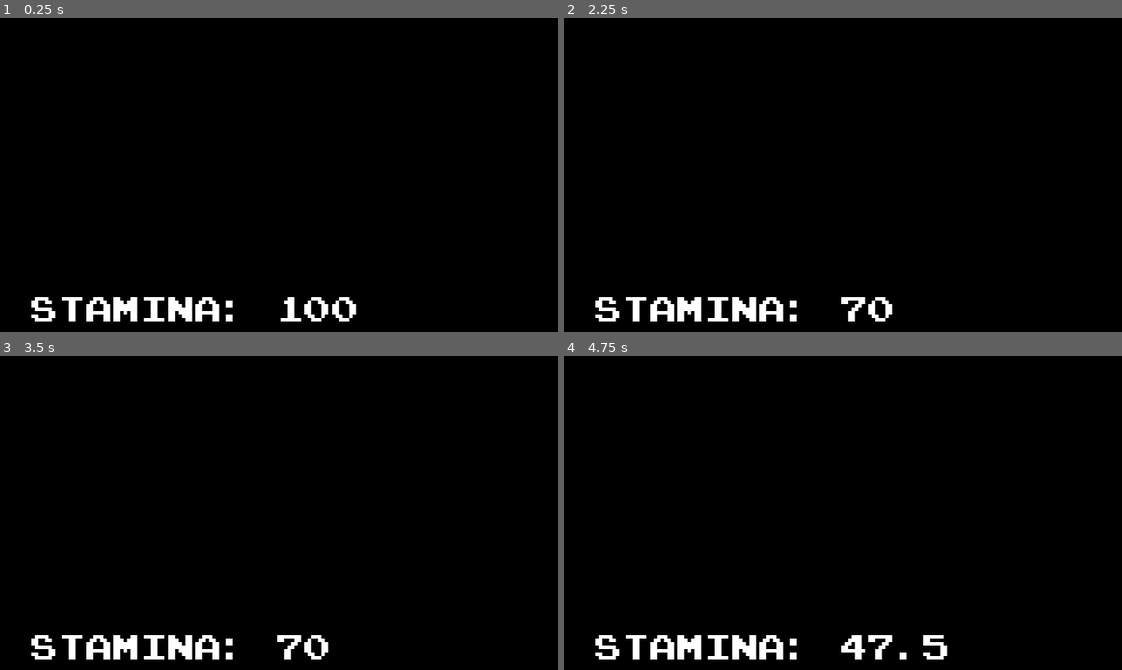
Above: before the commit, frames 1-4 (two rows, left to right).
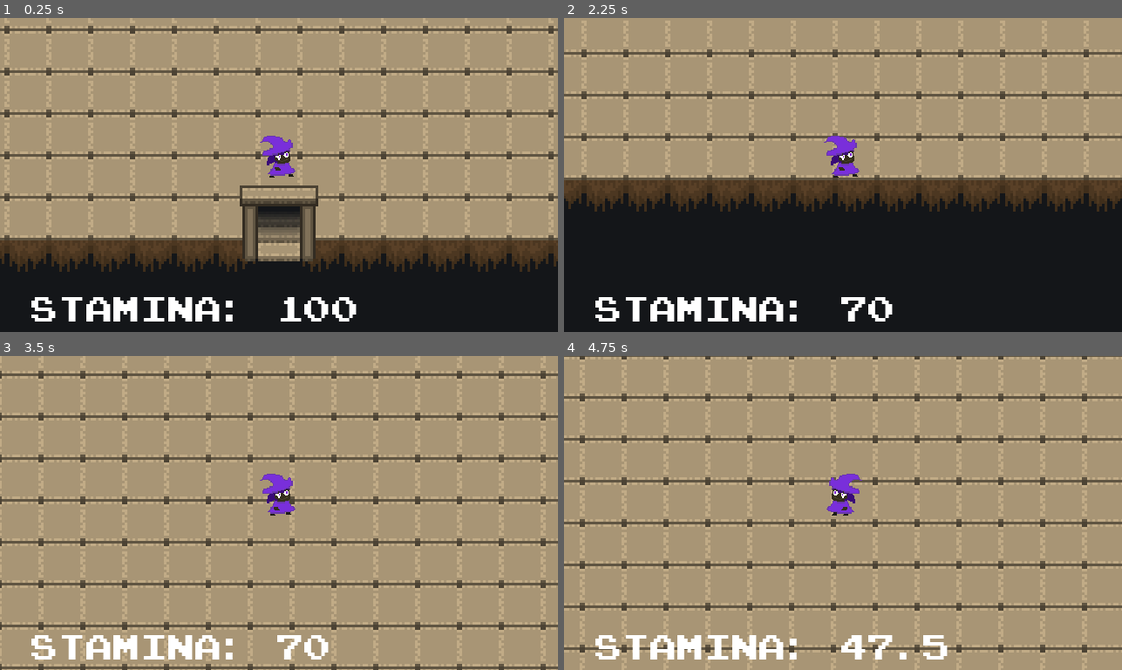
Above: after the commit, the same moments.

Repository: TheyCallMeNano/PermadeathGodot
Game: Godot game, scene res://Rooms/Underground.tscn
The game is run twice, just before and just after one commit, with the same random seed, the same clock (stepped at 60 frames per second) and the same inputs. This scene is started directly instead of the project's main scene.
Inputs (mouse positions are in pixels of both pictures, inside the frame that each line leads up to):
- Up to frame 1 (0.25 s): no input
- Up to frame 2 (2.25 s): tap Enter at 0.5 s; move the mouse to (965, 159) at 0.52 s; hold D (moveRight) 0.53-1.28 s; tap Mouse wheel down (changeStatusDown) at 0.6 s; move the mouse to (731, 190) at 1.27 s; hold S (moveDown) 1.28-2.03 s; tap Mouse wheel up (changeStatusUp) at 1.35 s; move the mouse to (898, 105) at 2.02 s; hold D (moveRight) from 2.03 s (still down); hold Alt (dash) from 2.03 s (still down)
- Up to frame 3 (3.5 s): move the mouse to (251, 575) at 2.77 s; release D (moveRight) at 2.78 s; release Alt (dash) at 2.78 s; hold W (moveUp) from 2.78 s (still down); click (251, 575) at 2.85 s
- Up to frame 4 (4.75 s): move the mouse to (1010, 560) at 3.52 s; release W (moveUp) at 3.53 s; hold Shift (sprint) 3.53-4.28 s; hold A (moveLeft) from 3.53 s (still down); move the mouse to (675, 465) at 4.27 s; tap 1 (styleOne) at 4.35 s

The runs differ from the first frame. In frame 1, 98% of the frame differs, in the area x 0-100%, y 0-100%; in frame 2, 98%; in frame 3, 98%; in frame 4, 98%.

Commit message:
PREVIEW 0.0.0.7c - Redid hitreg and state management

Diff:
--- a/Objects/objDummy.tscn
+++ b/Objects/objDummy.tscn
@@ -1,9 +1,11 @@
-[gd_scene load_steps=9 format=3 uid="uid://dd4cd6ffeqpsb"]
+[gd_scene load_steps=11 format=3 uid="uid://dd4cd6ffeqpsb"]
 
 [ext_resource type="Script" path="res://Scripts/scrEnemyGeneric.gd" id="1_1riq5"]
 [ext_resource type="Texture2D" uid="uid://wjxynqaoxomk" path="res://Sprites/NPC'S/sprDummy.png" id="1_rj5pt"]
 [ext_resource type="PackedScene" uid="uid://dxse2i1fgne8v" path="res://Objects/objSight.tscn" id="3_ij0eb"]
 [ext_resource type="AudioStream" uid="uid://dduy4lwfiljlu" path="res://Sounds/sndGenericHit1.wav" id="4_84jlu"]
+[ext_resource type="Script" path="res://Scripts/States/scrStateMachine.gd" id="5_mptek"]
+[ext_resource type="Script" path="res://Scripts/States/scrHandleHit.gd" id="6_r5c8r"]
 
 [sub_resource type="Animation" id="2"]
 resource_name = "Hit"
@@ -94,3 +96,11 @@
 
 [node name="sndGenericHit1" type="AudioStreamPlayer2D" parent="."]
 stream = ExtResource("4_84jlu")
+
+[node name="State Machine" type="Node" parent="." node_paths=PackedStringArray("initialState")]
+script = ExtResource("5_mptek")
+initialState = NodePath("HandleHit")
+
+[node name="HandleHit" type="Node" parent="State Machine" node_paths=PackedStringArray("enemy")]
+script = ExtResource("6_r5c8r")
+enemy = NodePath("../..")
--- a/Objects/objSkeleton.tscn
+++ b/Objects/objSkeleton.tscn
@@ -8,10 +8,11 @@
 [ext_resource type="Script" path="res://Scripts/States/scrEnemyIdle.gd" id="6_gjbc2"]
 [ext_resource type="Script" path="res://Scripts/States/scrEnemyChase.gd" id="7_p4rth"]
 [ext_resource type="Script" path="res://Scripts/States/scrAttackRanged.gd" id="8_xqtqe"]
+[ext_resource type="Script" path="res://Scripts/States/scrHandleHit.gd" id="9_ta6d7"]
 
 [sub_resource type="Animation" id="2"]
 resource_name = "Hit"
-length = 0.31
+length = 0.32
 tracks/0/type = "value"
 tracks/0/imported = false
 tracks/0/enabled = true
@@ -101,7 +102,7 @@
 
 [node name="State Machine" type="Node" parent="." node_paths=PackedStringArray("initialState")]
 script = ExtResource("5_txoju")
-initialState = NodePath("Chase")
+initialState = NodePath("Idle")
 
 [node name="Idle" type="Node" parent="State Machine" node_paths=PackedStringArray("enemy")]
 script = ExtResource("6_gjbc2")
@@ -118,6 +119,10 @@
 
 [node name="Cooldown" type="Timer" parent="State Machine/AttackRanged"]
 
+[node name="HandleHit" type="Node" parent="State Machine" node_paths=PackedStringArray("enemy")]
+script = ExtResource("9_ta6d7")
+enemy = NodePath("../..")
+
 [connection signal="area_entered" from="Sight" to="State Machine/Idle" method="_on_sight_area_entered"]
 [connection signal="area_entered" from="Sight" to="State Machine/Chase" method="_on_sight_area_entered"]
 [connection signal="area_exited" from="Sight" to="State Machine/Idle" method="_on_sight_area_exited"]
--- a/Rooms/Underground.tscn
+++ b/Rooms/Underground.tscn
@@ -11,6 +11,7 @@
 [node name="Hub" type="Node2D"]
 
 [node name="CanvasModulate" type="CanvasModulate" parent="."]
+visible = false
 color = Color(0, 0, 0, 1)
 
 [node name="Background" type="TileMap" parent="."]
--- a/Scripts/States/scrAttackRanged.gd
+++ b/Scripts/States/scrAttackRanged.gd
@@ -1,5 +1,7 @@
 extends State
 class_name EnemyRangedAttack
+
+@onready var animationPlayer = $"../../AnimationPlayer"
 
 @onready var timer = get_node("Cooldown")
 @export var enemy: CharacterBody2D
@@ -14,6 +16,11 @@
 	player = get_tree().get_first_node_in_group("player")
 	timer.set_wait_time(2)
 
+func Update(delta: float):
+	if $"../..".beingHit == true:
+		$"../..".beingHit == false
+		Transitioned.emit(self,"handlehit")
+
 func physicsUpdate(delta: float):
 	$"../../Sight".rotation = $"../..".position.angle_to_point(player.global_position)
 
@@ -22,6 +29,7 @@
 		projectileInst.rotation = $"../../Sight".rotation
 		projectileInst.position = $"../..".global_position
 		projectileInst.velocity = Vector2(player.position - projectileInst.position)
+		projectileInst.dmg = get_parent().get_parent().attackDMG
 		get_tree().get_root().call_deferred("add_child", projectileInst)
 		timer.start()
 		canFire = false
--- a/Scripts/States/scrEnemyChase.gd
+++ b/Scripts/States/scrEnemyChase.gd
@@ -1,5 +1,7 @@
 extends State
 class_name EnemyChase
+
+@onready var animationPlayer = $"../../AnimationPlayer"
 
 var chasing = false
 @export var enemy: CharacterBody2D
@@ -9,21 +11,25 @@
 func Enter():
 	player = get_tree().get_first_node_in_group("player")
 
+func Update(delta: float):
+	if $"../..".beingHit == true:
+		$"../..".beingHit = false
+		Transitioned.emit(self,"handlehit")
+
 func physicsUpdate(delta: float):
 	var dir = player.global_position - enemy.global_position
 
 	if chasing == true:
 		enemy.velocity = dir.normalized() * moveSpd
 		$"../../Sight".rotation = $"../..".position.angle_to_point(player.global_position)
+	else:
+		enemy.velocity = Vector2()
 	if dir.length() < 100:
 		enemy.velocity = Vector2()
 		chasing = false
 		Transitioned.emit(self,"attackranged")
-
-	else:
+	elif chasing == false:
 		enemy.velocity = Vector2()
-		Transitioned.emit(self, "idle")
-
 
 func _on_sight_area_entered(area):
 	if player == area.get_parent():
@@ -32,3 +38,5 @@
 func _on_sight_area_exited(area):
 	if player == area.get_parent():
 		chasing = false
+		enemy.velocity = Vector2()
+		Transitioned.emit(self, "idle")
--- a/Scripts/States/scrEnemyIdle.gd
+++ b/Scripts/States/scrEnemyIdle.gd
@@ -18,6 +18,10 @@
 	randomizeWander()
 
 func Update(delta: float):
+	if $"../..".beingHit == true:
+		$"../..".beingHit == false
+		Transitioned.emit(self,"handlehit")
+
 	if wanderTime > 0:
 		wanderTime -= delta
 
--- /dev/null
+++ b/Scripts/States/scrHandleHit.gd
@@ -0,0 +1,69 @@
+extends State
+class_name HandleHit
+
+@onready var animationPlayer = $"../../AnimationPlayer"
+
+@export var enemy: CharacterBody2D
+var player: CharacterBody2D
+
+func Enter():
+	player = get_tree().get_first_node_in_group("player")
+	enemy.velocity = Vector2()
+
+func physicsUpdate(delta: float):
+	if global.classInt == 0:
+		enemy.eHealth -= global.baseDMG
+		print("Health: " + str(enemy.eHealth))
+		Transitioned.emit(self,"chase")
+
+	if $"../..".acidActive == true:
+		#Acid should reduce "accuracy" or make the enemy attack slower
+		$"../..".acidCounter += 1
+		if $"../..".acidCounter == 30 || $"../..".acidCounter == 60:
+			animationPlayer.play("Hit")
+			#Change these to modular values later, calculated by difficulty and plrLvl
+			$"../..".attackSpeed -= 0.5
+			$"../..".eHealth -= 12/$"../..".eDefense
+			print("Acid Inflicted! Attack Speed: " + str($"../..".attackSpeed) + " Health: " + str($"../..".eHealth))
+		if $"../..".acidCounter == 60:
+			$"../..".attackSpeed += 1
+			Transitioned.emit(self,"chase")
+
+
+	if $"../..".poisonActive == true:
+		#Poison should give the enemy weakness or less damage
+		$"../..".poisonCounter += 1
+		if $"../..".poisonCounter == 30 || $"../..".poisonCounter == 60:
+			animationPlayer.play("Hit")
+			#Change these to modular values later, calculated by difficulty and plrLvl
+			$"../..".eDefense -= 2
+			$"../..".attackDMG -= 0.5
+			print("Poison Inflicted! Defense: " + str($"../..".eDefense) + " Attack Damage: " + str($"../..".attackDMG))
+		if $"../..".poisonCounter == 60:
+			$"../..".eDefense += 4
+			$"../..".attackDMG += 1
+			Transitioned.emit(self,"chase")
+
+
+	if $"../..".moltenActive == true:
+		#Molten should slow the enemy and deal massive damage to health/armor
+		$"../..".moltenCounter += 1
+		if $"../..".moltenCounter == 30 || $"../..".moltenCounter == 60:
+			animationPlayer.play("Hit")
+			#Change these to modular values later, calculated by difficulty and plrLvl
+			$"../..".eDefense -= 3
+			$"../..".eHealth -= 21/$"../..".eDefense
+			print("Molten Inflicted! Defense: " + str($"../..".eDefense) + " Health: " + str($"../..".eHealth))
+		if $"../..".moltenCounter == 60:
+			$"../..".eDefense += 6
+			Transitioned.emit(self,"chase")
+
+func Exit():
+	$"../..".beingHit = false
+	$"../../Sight".rotation = $"../..".position.angle_to_point(player.global_position)
+	$"../..".moltenCounter = 0
+	$"../..".poisonCounter = 0
+	$"../..".acidCounter = 0
+	$"../..".acidActive = false
+	$"../..".moltenActive = false
+	$"../..".poisonActive = false
--- a/Scripts/States/scrStateMachine.gd
+++ b/Scripts/States/scrStateMachine.gd
@@ -37,3 +37,4 @@
 	newState.Enter()
 
 	currentState = newState
+	print("New State: " + str(currentState))
--- a/Scripts/scrDamageCalculator.gd
+++ b/Scripts/scrDamageCalculator.gd
@@ -1,6 +1,7 @@
 extends CharacterBody2D
 
 var player: CharacterBody2D
+var dmg = null
 
 func _ready():
 	$AnimationPlayer.play("Moving")
@@ -11,6 +12,6 @@
 
 func _on_area_2d_area_entered(area):
 	if player == area.get_parent():
-		global.plrHP -= 5
+		global.plrHP -= dmg
 		print(global.plrHP)
 		queue_free()
--- a/Scripts/scrEnemyGeneric.gd
+++ b/Scripts/scrEnemyGeneric.gd
@@ -13,6 +13,7 @@
 var acidCounter = 0
 var poisonCounter = 0
 var moltenCounter = 0
+var beingHit = false
 @onready var player = $"/root/Hub/YSort/Player/"
 var dir = Vector2.ZERO
 var vel = Vector2.ZERO
@@ -29,10 +30,8 @@
 
 
 func handleHit():
-	animationPlayer.play("Hit")
-	if global.classInt == 0:
-		eHealth -= global.baseDMG
-		print("Health: " + str(eHealth))
+	beingHit = true
+
 
 ##### ELEMENTAL DICTIONARY #####
 #Elemental Int to name ID: 0 = Poison, 1 = Acid, 2 = Molten
@@ -40,58 +39,18 @@
 func _physics_process(delta):
 	move_and_slide()
 
-	if acidActive == true:
-		#Acid should reduce "accuracy" or make the enemy attack slower
-		acidCounter += 1
-		if acidCounter == 30 || acidCounter == 60:
-			handleHit()
-			#Change these to modular values later, calculated by difficulty and plrLvl
-			attackSpeed -= 0.5
-			eHealth -= 12/eDefense
-			print("Acid Inflicted! Attack Speed: " + str(attackSpeed) + " Health: " + str(eHealth))
-		if acidCounter == 60:
-			acidActive = false
-			acidCounter = 0
-			attackSpeed += 1
-
-	if poisonActive == true:
-		#Poison should give the enemy weakness or less damage
-		poisonCounter += 1
-		if poisonCounter == 30 || poisonCounter == 60:
-			handleHit()
-			#Change these to modular values later, calculated by difficulty and plrLvl
-			eDefense -= 2
-			attackDMG -= 0.5
-			print("Poison Inflicted! Defense: " + str(eDefense) + " Attack Damage: " + str(attackDMG))
-		if poisonCounter == 60:
-			poisonActive = false
-			eDefense += 4
-			attackDMG += 1
-			poisonCounter = 0
-
-	if moltenActive == true:
-		#Molten should slow the enemy and deal massive damage to health/armor
-		moltenCounter += 1
-		if moltenCounter == 30 || moltenCounter == 60:
-			handleHit()
-			#Change these to modular values later, calculated by difficulty and plrLvl
-			eDefense -= 3
-			eHealth -= 21/eDefense
-			print("Molten Inflicted! Defense: " + str(eDefense) + " Health: " + str(eHealth))
-		if moltenCounter == 60:
-			moltenActive = false
-			moltenCounter = 0
-			eDefense += 6
-
 	if eHealth <= 0:
 		print("Dead!")
 		queue_free()
 
 func Acid():
 	acidActive = true
+	handleHit()
 
 func Poison():
 	poisonActive = true
+	handleHit()
 
 func Molten():
 	moltenActive = true
+	handleHit()
--- a/Scripts/scrGlobals.gd
+++ b/Scripts/scrGlobals.gd
@@ -3,7 +3,7 @@
 #Controllers
 var gameSaveSlot = 0
 var path = 0
-var version = "PREVIEW 0.0.0.7b"
+var version = "PREVIEW 0.0.0.7c"
 
 #Player Vars
 ## Int to name ID: -1 = N/A, 0 = Assassin, 1 = Alchemist, 2 = Dualist, 3 = Paladin
--- a/Scripts/scrPotionSplat.gd
+++ b/Scripts/scrPotionSplat.gd
@@ -1,7 +1,6 @@
 extends Node2D
 
 var counter = 0
-@onready var chaseState = $"root/Hub/YSort/Skeleton/State Machine/Chase"
 
 ##### ELEMENTAL DICTIONARY #####
 #Elemental Int to name ID: 0 = Poison, 1 = Acid, 2 = Molten
--- a/Scripts/scrPrimary.gd
+++ b/Scripts/scrPrimary.gd
@@ -32,4 +32,3 @@
 func _on_area_entered(area):
 	if area.get_parent().has_method("handleHit"):
 		area.get_parent().handleHit()
-		area.get_parent().chasing = true
Not shown: 1 places in Objects/objSkeleton.tscn that only renumber resources
